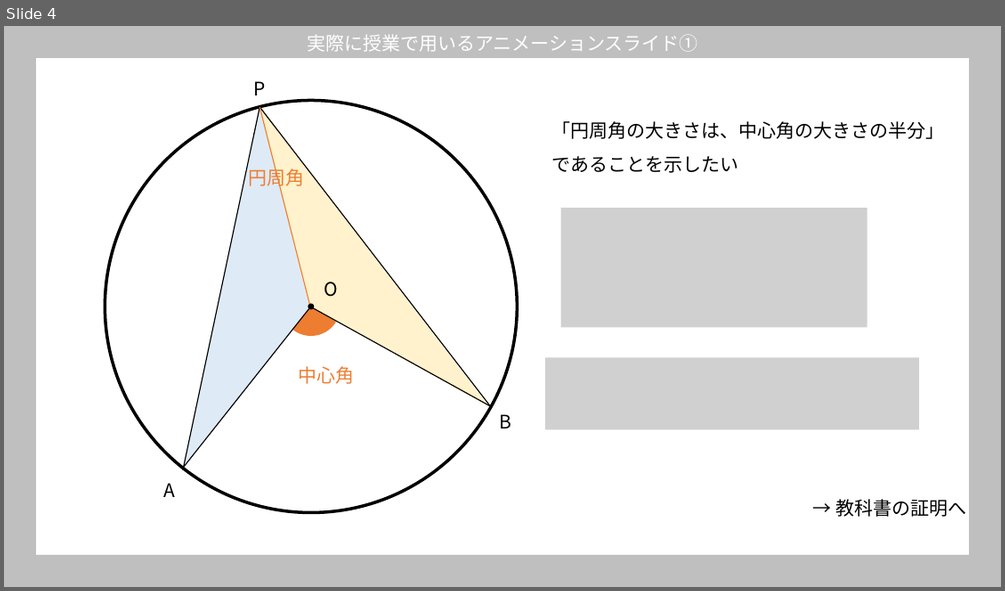
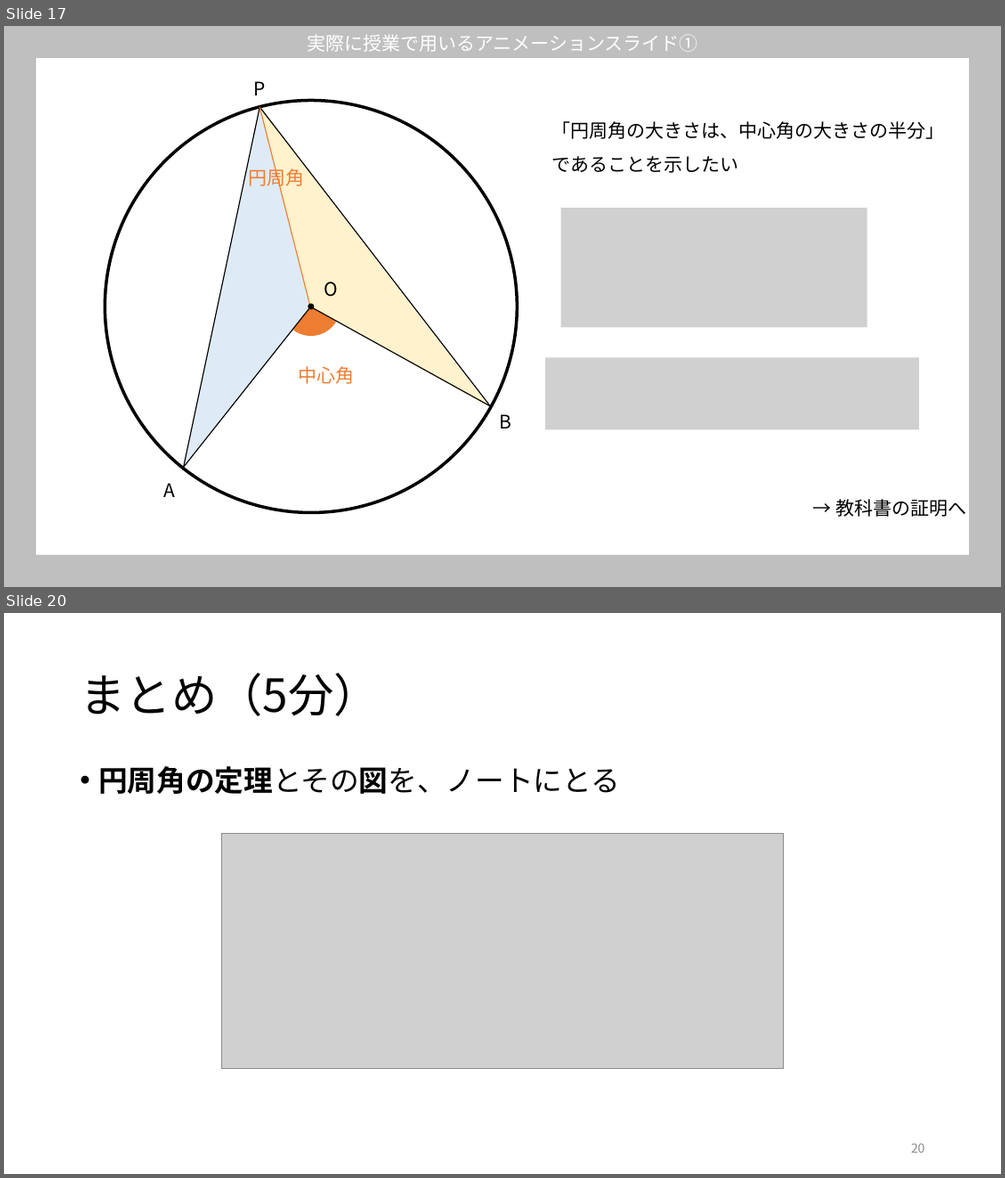
Before and after one commit to ogata222/ogata222.github.io, a slide deck: 円周角の定理_発表会用授業イメージ説明.pptx. Shown one above the other, each under a label of ours: slide 4 before the commit, slides 17 and 20 after it; the slides between them are not shown. The pictures are 1005x591 and 1005x1178 pixels, drawn with LibreOffice and Linux fonts; fonts in the diff are those of the drawing; grey boxes stand for pictures. Boxes give left, top, right and bottom in pixels: in the first picture for what was removed or moved away, otherwise in the second. Text is boxed around its words. In the diff, an @@ line names an element or a change of style, - is before the commit and + after.

```diff
--- a/円周角の定理_発表会用授業イメージ説明.pptx
+++ b/円周角の定理_発表会用授業イメージ説明.pptx
@@ slide 20 added at [4,613,1001,1174], background #FFFFFF @@
@@ title added at [80,673,380,716], 44 pt, text #000000 @@
+まとめ（5分）
@@ text added at [98,766,620,794], 28 pt, text #000000 @@
+• 円周角の定理とその図を、ノートにとる
@@ picture added at [222,833,784,1069] @@
@@ page number added at [911,1143,925,1152], 12 pt, text #8C8C8C @@
+20
@@ what was slide 4 is now slide 17 @@
```
Also in this commit, not shown: 3 slides changed, 15 other slides added, 4 slides removed.
